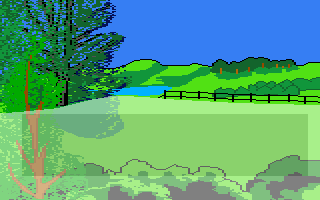
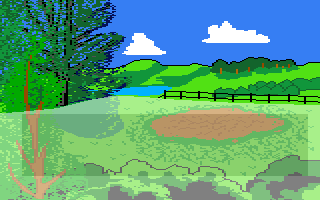
Comparing the layer stacks of the two 320px x 200px images. Changes:
painted on "tree" over [0,62,85,200]
painted on "background" over [42,21,314,200]
